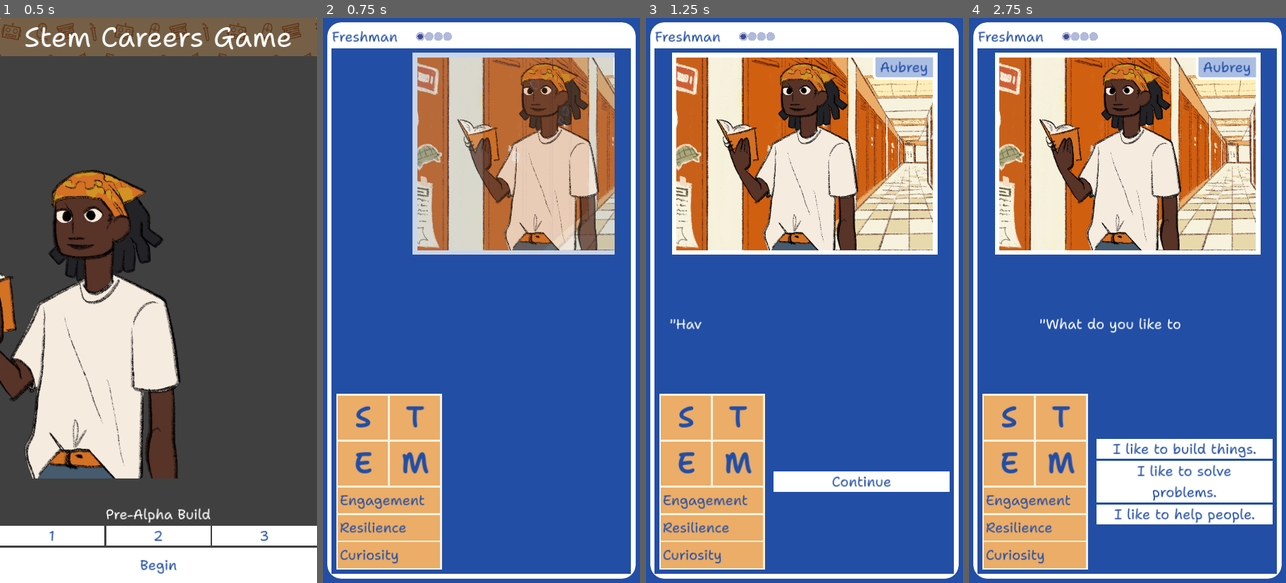
Above: before the commit, frames 1-4 (left to right).
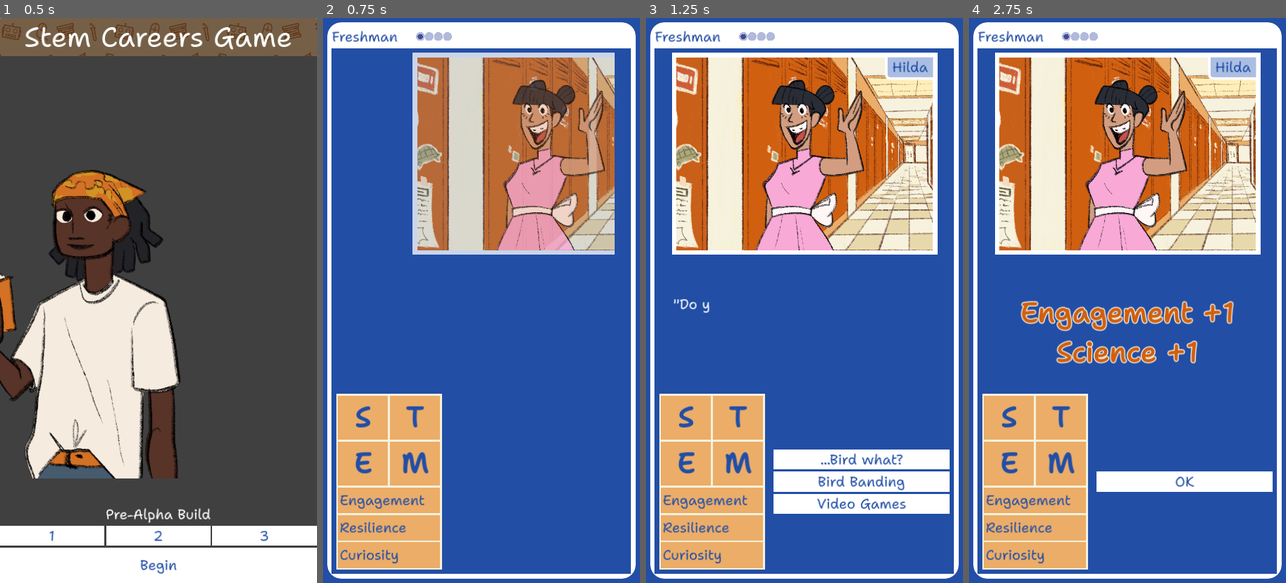
Above: after the commit, the same moments.

Repository: stem-career-paths/game
Game: Godot game, scene res://ui/screen.tscn
The game is run twice, just before and just after one commit, with the same random seed, the same clock (stepped at 60 frames per second) and the same inputs. The engine's default icon, where the game draws it, is replaced by a stand-in: a white triangle on a blue panel in a dark square.
Inputs (mouse positions are in pixels of both pictures, inside the frame that each line leads up to):
- Up to frame 1 (0.5 s): no input
- Up to frame 2 (0.75 s): click (373, 537) at 0.52 s
- Up to frame 3 (1.25 s): no input
- Up to frame 4 (2.75 s): click (1184, 481) at 1.27 s; click (1184, 481) at 2 s

Frame 1 is identical in both runs. In frame 2, 8.5% of the frame differs, in the area x 42-92%, y 7-42%; in frame 3, 13%; in frame 4, 18%, in the area x 16-96%, y 6-90%.

Commit message:
Remove starting story
This must have been left over from testing.

Diff:
--- a/project/ui/main_scene.tscn
+++ b/project/ui/main_scene.tscn
@@ -14,7 +14,6 @@
 size_flags_horizontal = 3
 size_flags_vertical = 3
 script = ExtResource("1_dccup")
-starting_story = "res://story/starting_stories/engineering_types.gd"
 
 [node name="GameScreen" parent="." instance=ExtResource("2_15d48")]
 layout_mode = 1
